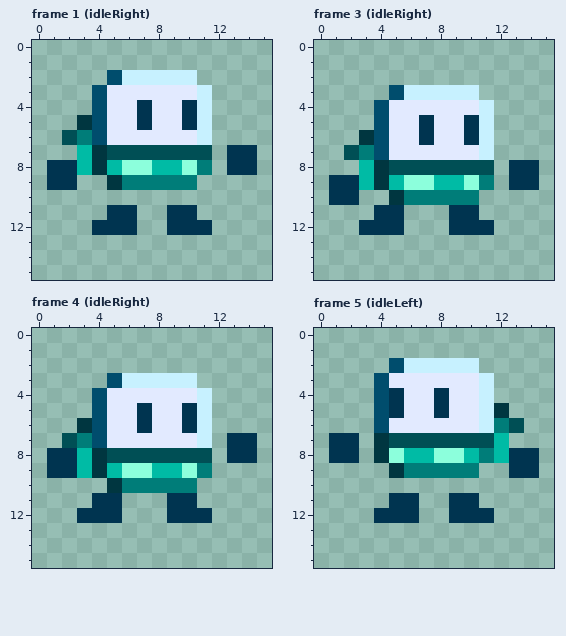
Pixel-art file, stored at Bomberman-lwjgl3/assets/asepriteFiles/player.aseprite. This is how it looked before the edit.
16x16 pixels, 24 frames. Shown: frame 1 (idleRight), frame 3 (idleRight), frame 4 (idleRight), frame 5 (idleLeft). The commit also changed other frames, which this record leaves out.
The result:
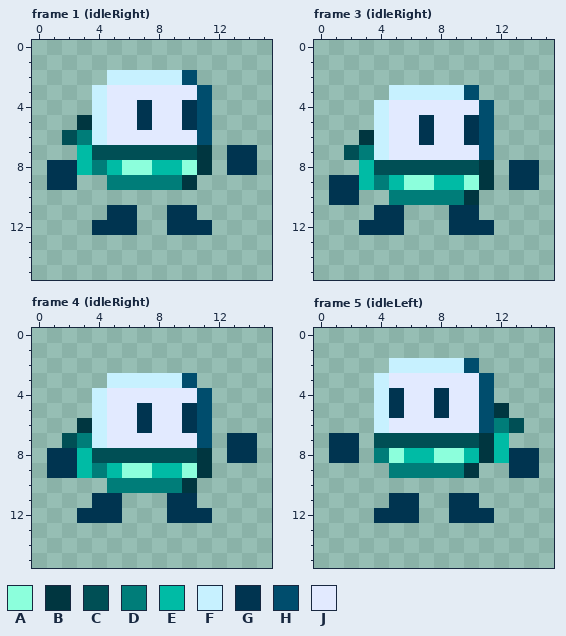
Palette (. is transparent): A #8cffdc  B #003640  C #004f55  D #007d79  E #00bba5  F #c7f1ff  G #003450  H #004d6d  J #e2eaff
From old to new:
layer "amok #2" now hidden
layer "amok fix" added
Frame 1 (idleRight), layer "amok fix":
Colour C becomes colour B in row 7 at x 11.
Colour D becomes colour B in row 8 at x 11; in row 9 at x 10.
Colour B becomes colour C in row 7 at x 4.
Colour B becomes colour D in row 8 at x 4; in row 9 at x 5.
Colour H becomes colour F in row 2 at x 5; in rows 3 to 6 at x 4.
Colour F becomes colour H in row 2 at x 10; in rows 3 to 6 at x 11.
Frame 3 (idleRight), layer "amok fix":
Colour C becomes colour B in row 8 at x 11.
Colour D becomes colour B in row 9 at x 11; in row 10 at x 10.
Colour B becomes colour C in row 8 at x 4.
Colour B becomes colour D in row 9 at x 4; in row 10 at x 5.
Colour H becomes colour F in row 3 at x 5; in rows 4 to 7 at x 4.
Colour F becomes colour H in row 3 at x 10; in rows 4 to 7 at x 11.
Frame 4 (idleRight), layer "amok fix": the same change as frame 3 (idleRight)
Frame 5 (idleLeft), layer "amok fix": the same change as frame 1 (idleRight)
